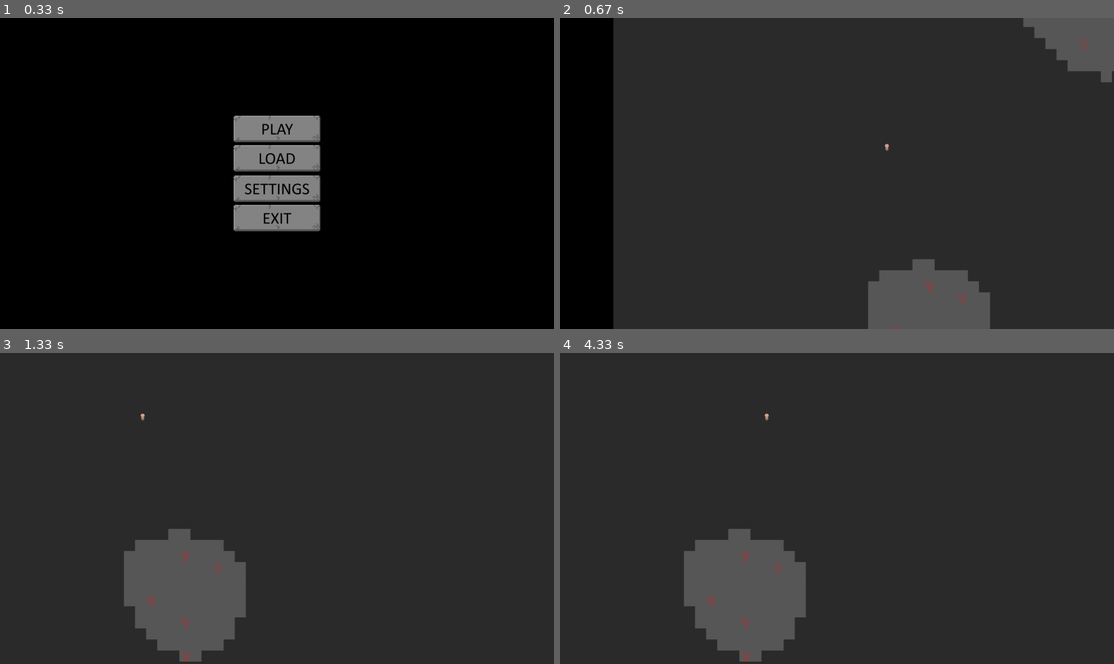
Above: before the commit, frames 1-4 (two rows, left to right).
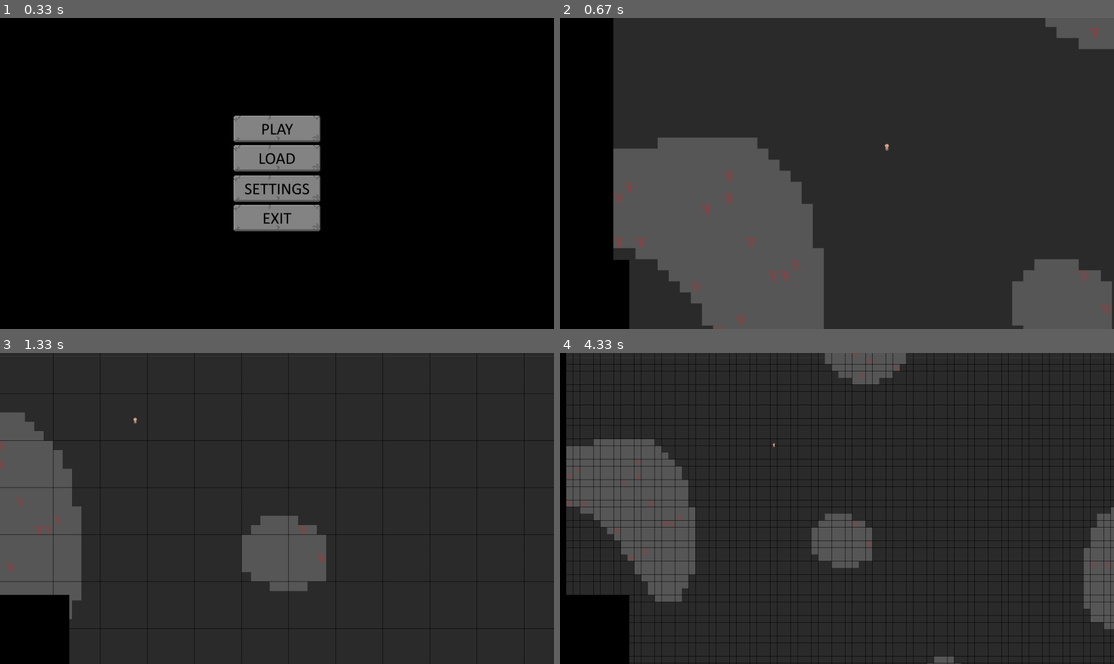
Above: after the commit, the same moments.

Repository: Shelbyen/PyGame_Game
Game: pygame game, started from main.py
The game is run twice, just before and just after one commit, with the same random seed, the same clock (stepped at 60 frames per second) and the same inputs.
Inputs (mouse positions are in pixels of both pictures, inside the frame that each line leads up to):
- Up to frame 1 (0.33 s): no input
- Up to frame 2 (0.67 s): press the mouse at (837, 129) at 0.37 s; move the mouse to (859, 114) at 0.47 s; release the mouse at (886, 98) at 0.6 s
- Up to frame 3 (1.33 s): tap E at 0.67 s; press the mouse at (277, 464) at 1.03 s; move the mouse to (182, 430) at 1.13 s; release the mouse at (94, 399) at 1.27 s
- Up to frame 4 (4.33 s): hold Q 1.33-1.8 s; hold Right 1.33-1.8 s; move the mouse to (997, 533) at 1.37 s; tap E at 1.48, 2.82, 4.22 s; hold Right 1.83-2.3 s; move the mouse to (626, 408) at 1.87 s; hold Up 2.33-2.63 s; move the mouse to (659, 449) at 2.37 s; hold Right 2.67-3.13 s; move the mouse to (670, 415) at 2.7 s; hold Left 3.17-3.7 s; move the mouse to (648, 477) at 3.2 s; hold Down 3.73-4.03 s; move the mouse to (909, 471) at 3.77 s; hold Left from 4.07 s (still down); move the mouse to (681, 558) at 4.1 s

Frame 1 is identical in both runs. In frame 2, 28% of the frame differs, in the area x 9-100%, y 0-100%; in frame 3, 20%; in frame 4, 25%.

Commit message:
broken minimap

Diff:
--- a/config.py
+++ b/config.py
@@ -18,10 +18,12 @@
 B_HEIGHT = 82
 B_INTERVAL = 6
 
+MINIMAP_SIZE = 200
+
 font.init()
 COLOR_INACTIVE = Color('lightskyblue3')
 COLOR_ACTIVE = Color('dodgerblue2')
-FONT = font.Font(None, 50)
+FONT = font.Font(None, 32)
 
 TILE = 32
 FPS = 60
--- a/data/core/camera.py
+++ b/data/core/camera.py
@@ -25,19 +25,24 @@
             self.camera_x -= event.rel[0] * self.zoom_scale
             self.camera_y -= event.rel[1] * self.zoom_scale
 
-    def zoom_keyboard_control(self, event):
-        mouse_pos_x = event.pos[0]
-        mouse_pos_y = event.pos[1]
+    def zoom_control(self, button, pos=None):
+        if pos:
+            mouse_pos_x = pos[0]
+            mouse_pos_y = pos[1]
+        else:
+            mouse_pos_x = SCREEN_WIDTH // 2
+            mouse_pos_y = SCREEN_HEIGHT // 2
+
         jump_x = self.camera_x + mouse_pos_x * self.zoom_scale
         jump_y = self.camera_y + mouse_pos_y * self.zoom_scale
 
-        if event.button == 4:
+        if button == 4:
             self.zoom_scale = self.zoom_scale * 0.85
 
             self.camera_x = jump_x - mouse_pos_x * self.zoom_scale
             self.camera_y = jump_y - mouse_pos_y * self.zoom_scale
 
-        if event.button == 5:
+        if button == 5:
             self.zoom_scale = self.zoom_scale / 0.85
 
             self.camera_x = jump_x - mouse_pos_x * self.zoom_scale
--- a/data/core/game.py
+++ b/data/core/game.py
@@ -1,4 +1,4 @@
-from pygame import KEYDOWN, K_ESCAPE, MOUSEMOTION, MOUSEBUTTONDOWN
+from pygame import KEYDOWN, K_ESCAPE, MOUSEMOTION, MOUSEBUTTONDOWN, K_q, K_e
 from pygame.sprite import Group
 
 from data.core.camera import CameraGroup
@@ -7,6 +7,7 @@
 from data.core.initial import InitTextures
 from data.core.pause_menu import PauseMenu
 from data.core.player import Player
+from data.gui.minimap import Minimap
 from debug import debug
 
 
@@ -19,11 +20,13 @@
         self.walls = Group()
         self.bots = Group()
         self.factories = Group()
+        self.gui = Group()
 
         self.textures = InitTextures()
 
         self.map = Map(self)
         self.map.draw()
+        self.minimap = Minimap(self)
 
         self.player = Player(self)
         self.props = Props(self)
@@ -33,6 +36,7 @@
 
     def draw(self):
         self.camera_group.custom_draw()
+        self.gui.draw(self.app.screen)
         self.pause_menu.draw()
         if self.bots:
             debug(list(bot.position for bot in self.bots.sprites()), y=70)
@@ -45,8 +49,12 @@
             if event.type == MOUSEMOTION:
                 self.camera_group.keyboard_control(event)
             if event.type == MOUSEBUTTONDOWN:
-                self.camera_group.zoom_keyboard_control(event)
+                self.camera_group.zoom_control(event.button, event.pos)
             if event.type == KEYDOWN:
+                if event.key == K_q:
+                    self.camera_group.zoom_control(4)
+                if event.key == K_e:
+                    self.camera_group.zoom_control(5)
                 if event.key == K_ESCAPE:
                     if self.state != [0]:
                         if self.state[-1] != 0:
@@ -56,7 +64,6 @@
                         self.pause_menu.gui.remove()
                     else:
                         self.state = [1]
-
         self.camera_group.update()
 
     def run(self):
--- a/data/core/game_object.py
+++ b/data/core/game_object.py
@@ -18,7 +18,7 @@
         for event in self.game.app.events:
             if event.type == MOUSEBUTTONDOWN and event.button == 1:
                 if self.game.state == "in_game":
-                    pos = event.pos[0]//TILE * TILE, event.pos[1]//TILE * TILE
+                    pos = event.pos[0] // TILE * TILE, event.pos[1] // TILE * TILE
                     self.type(self.game, pos)
 
 
--- a/data/core/generation_map.py
+++ b/data/core/generation_map.py
@@ -40,7 +40,7 @@
         self.generate_level()
 
     def generate_level(self):
-        self.level = np.random.uniform(size=(10, 10))
+        self.level = np.random.uniform(size=(8, 8))
         self.level = zoom(self.level, 12)
         self.level = self.level > 0.8
         self.level = np.where(self.level, 'Wall', 'Floor')
--- /dev/null
+++ b/data/gui/minimap.py
@@ -0,0 +1,30 @@
+from pygame import Surface
+from pygame.draw import rect
+from pygame.sprite import Sprite
+
+from config import MINIMAP_SIZE, SCREEN_HEIGHT
+
+
+class Minimap(Sprite):
+    def __init__(self, menu):
+        self.menu = menu
+        super().__init__(self.menu.gui)
+        self.image = Surface((MINIMAP_SIZE, MINIMAP_SIZE))
+        self.image.fill((0, 0, 0))
+        self.rect = self.image.get_rect(topleft=(0, SCREEN_HEIGHT - MINIMAP_SIZE))
+
+    def draw(self):
+        x = y = 0
+        for row in self.menu.map.level:  # вся строка
+            for col in row:  # каждый символ
+                if col == "Floor":
+                    rect(self.menu.app.screen, (88, 88, 88), (x, y, x))
+                elif col == 'Wall':
+                    if random.randint(1, 100) <= 96:
+                        Wall(game=self.game, position=(x, y), group=self.game.walls)
+                    else:
+                        Ore(game=self.game, position=(x, y), group=self.game.walls)
+
+                x += TILE  # блоки платформы ставятся на ширине блоков
+            y += TILE  # то же самое и с высотой
+            x = 0
